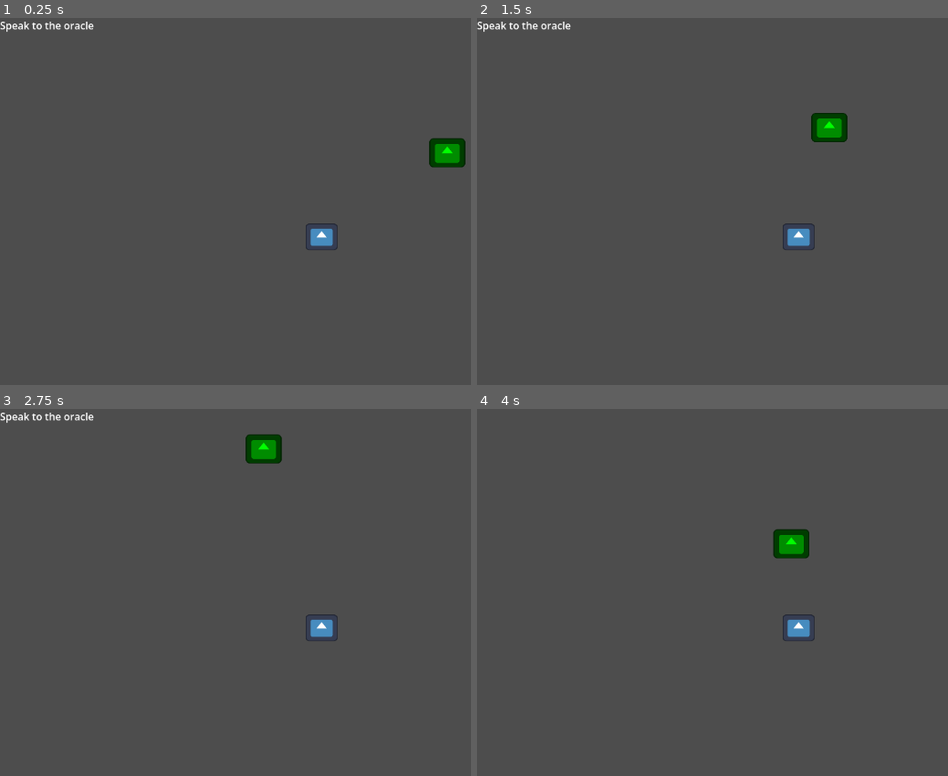
Above: before the commit, frames 1-4 (two rows, left to right).
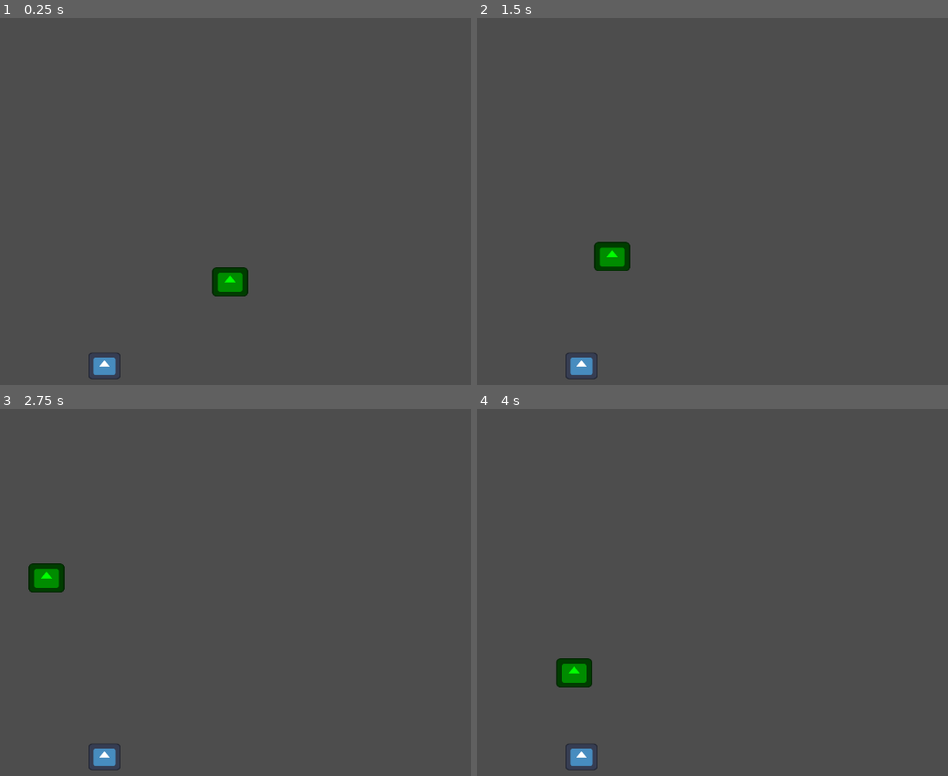
Above: after the commit, the same moments.

Repository: CISC204-S26/hw4-mmorey-ejsaylor
Game: Godot game, scene res://ethans half.tscn
The game is run twice, just before and just after one commit, with the same random seed, the same clock (stepped at 60 frames per second) and the same inputs. This scene is started directly instead of the project's main scene. The engine's default icon, where the game draws it, is replaced by a stand-in: a white triangle on a blue panel in a dark square.
Inputs:
- Up to frame 1 (0.25 s): no input
- Up to frame 2 (1.5 s): tap Enter at 0.5 s; hold D 0.53-1.28 s; tap Space (Interact) at 0.6, 1.35 s; hold S from 1.28 s (still down)
- Up to frame 3 (2.75 s): release S at 2.03 s; hold D from 2.03 s (still down); tap Space (Interact) at 2.1 s
- Up to frame 4 (4 s): release D at 2.78 s; hold W 2.78-3.53 s; tap Space (Interact) at 2.85, 3.6 s; hold A from 3.53 s (still down)

The runs differ from the first frame. In frame 1, 2.0% of the frame differs, in the area x 0-99%, y 0-99%; in frame 2, 2.0%; in frame 3, 2.0%; in frame 4, 1.8%.

Commit message:
character chase

Diff:
--- /dev/null
+++ b/hw-4-/Part B.tscn
@@ -0,0 +1,37 @@
+[gd_scene format=3 uid="uid://1u8rfyp77rpo"]
+
+[ext_resource type="Script" uid="uid://cvxtd4y0kr27y" path="res://player.gd" id="1_3oyan"]
+[ext_resource type="Texture2D" uid="uid://bgx1ri0gn78q6" path="res://icon.svg" id="2_fdmr7"]
+[ext_resource type="Script" path="res://Interactable's.gd" id="3_fdmr7"]
+
+[sub_resource type="RectangleShape2D" id="RectangleShape2D_ls5h2"]
+size = Vector2(119, 120)
+
+[sub_resource type="CircleShape2D" id="CircleShape2D_o6t7m"]
+radius = 76.91716
+
+[node name="Player" type="CharacterBody2D" unique_id=2129770638]
+position = Vector2(69, 126)
+script = ExtResource("1_3oyan")
+
+[node name="Sprite2D" type="Sprite2D" parent="." unique_id=1439741055]
+texture = ExtResource("2_fdmr7")
+
+[node name="CollisionShape2D" type="CollisionShape2D" parent="." unique_id=1785565967]
+position = Vector2(-1.5, -1)
+shape = SubResource("RectangleShape2D_ls5h2")
+
+[node name="InteractionArea" type="Area2D" parent="." unique_id=849713179]
+collision_layer = 0
+collision_mask = 2
+monitorable = false
+
+[node name="CollisionShape2D" type="CollisionShape2D" parent="InteractionArea" unique_id=288606861]
+position = Vector2(-0.5, 2)
+shape = SubResource("CircleShape2D_o6t7m")
+
+[node name="Interactables" type="Area2D" parent="InteractionArea" unique_id=9592748]
+script = ExtResource("3_fdmr7")
+
+[connection signal="area_entered" from="InteractionArea" to="." method="_on_interaction_area_area_entered"]
+[connection signal="area_exited" from="InteractionArea" to="." method="_on_interaction_area_area_exited"]
--- /dev/null
+++ b/hw-4-/area_2d.gd
@@ -0,0 +1,17 @@
+extends Area2D
+
+@export var enemies: Array[Node2D]
+
+func _on_body_entered(body: Node2D) -> void:
+	if body.is_in_group("player"):
+		print("Player entered zone")
+		for enemy in enemies:
+			if enemy:
+				enemy.activate(body)  # ✅ ONLY ONE ARGUMENT
+
+func _on_body_exited(body: Node2D) -> void:
+	if body.is_in_group("player"):
+		print("Player exited zone")
+		for enemy in enemies:
+			if enemy:
+				enemy.deactivate()
--- /dev/null
+++ b/hw-4-/collectable.tscn
@@ -0,0 +1,21 @@
+[gd_scene format=3 uid="uid://x5nr60hfwm85"]
+
+[ext_resource type="Script" path="res://collectable.gd" id="1_un20x"]
+[ext_resource type="Texture2D" uid="uid://c81q86bmywc0o" path="res://6fb38be8-0402-4d0e-b85f-e863c854ed86.png" id="2_4v1pg"]
+
+[sub_resource type="CircleShape2D" id="CircleShape2D_te2od"]
+radius = 95.90099
+
+[node name="Collectable" type="Area2D" unique_id=864278290]
+collision_layer = 2
+collision_mask = 2
+script = ExtResource("1_un20x")
+
+[node name="Sprite2D" type="Sprite2D" parent="." unique_id=1767517182]
+position = Vector2(-660.307, -377.9741)
+scale = Vector2(0.31505275, 0.28119937)
+texture = ExtResource("2_4v1pg")
+
+[node name="CollisionShape2D" type="CollisionShape2D" parent="." unique_id=927892151]
+position = Vector2(-658, -390)
+shape = SubResource("CircleShape2D_te2od")
--- /dev/null
+++ b/hw-4-/enemy.gd
@@ -0,0 +1,39 @@
+extends CharacterBody2D
+
+@export var speed: float = 100.0
+@export var max_distance: float = 200.0  # how far enemy can go from start
+
+var player: Node2D = null
+var active: bool = false
+var start_position: Vector2
+
+func _ready():
+	start_position = global_position
+
+
+func activate(p: Node2D):
+	player = p
+	active = true
+
+
+func deactivate():
+	active = false
+	player = null
+
+
+func _physics_process(delta):
+	if active and is_instance_valid(player):
+		global_position = global_position.move_toward(
+			player.global_position,
+			speed * delta
+		)
+	else:
+		global_position = global_position.move_toward(
+			start_position,
+			speed * delta
+		)
+
+
+func _on_hitbox_body_entered(body: Node2D) -> void:
+	if body.is_in_group("player"):
+		body.take_damage()
--- /dev/null
+++ b/hw-4-/ethanpta.tscn
@@ -0,0 +1,9 @@
+[gd_scene format=3 uid="uid://ddcwf0fd58i36"]
+
+[ext_resource type="Texture2D" uid="uid://bgx1ri0gn78q6" path="res://icon.svg" id="1_jj3na"]
+
+[node name="Node2D" type="Node2D" unique_id=1867981565]
+
+[node name="Sprite2D" type="Sprite2D" parent="." unique_id=1980016815]
+position = Vector2(108, 106)
+texture = ExtResource("1_jj3na")
--- a/hw-4-/ethans half.tscn
+++ b/hw-4-/ethans half.tscn
@@ -80,8 +80,8 @@
 texture = ExtResource("2_mfiwf")
 
 [node name="Camera2D" type="Camera2D" parent="player" unique_id=945696869]
-position = Vector2(247, 707)
-scale = Vector2(-1.2095858, 0.072)
+position = Vector2(590, 503.00006)
+scale = Vector2(-0.641349, 0.04601861)
 
 [node name="SpeechBubble" type="Label" parent="player" unique_id=1094756352]
 visible = false
@@ -109,8 +109,11 @@
 script = ExtResource("2_i67ot")
 
 [node name="Label" type="Label" parent="Start Hint" unique_id=360230343]
-offset_right = 40.0
-offset_bottom = 23.0
+offset_left = 95.0
+offset_top = 786.0
+offset_right = 208.0
+offset_bottom = 809.0
+text = "find the oracle"
 
 [connection signal="body_entered" from="oracle/OracleArea" to="oracle" method="_on_oracle_area_body_entered"]
 [connection signal="body_exited" from="oracle/OracleArea" to="oracle" method="_on_oracle_area_body_exited"]
--- a/hw-4-/player.gd
+++ b/hw-4-/player.gd
@@ -1,6 +1,8 @@
 extends CharacterBody2D
 
 @export var speed: float = 200.0
+
+@onready var sprite = $Sprite2D
 
 func _physics_process(_delta):
 	var direction = Vector2.ZERO
@@ -16,3 +18,9 @@
 
 	velocity = direction * speed
 	move_and_slide()
+
+
+func take_damage():
+	sprite.modulate = Color(1, 0, 0) # flash red
+	await get_tree().create_timer(0.2).timeout
+	sprite.modulate = Color(1, 1, 1) # back to normal
--- /dev/null
+++ b/hw-4-/playervsenemy.tscn
@@ -0,0 +1,76 @@
+[gd_scene format=3 uid="uid://cbgnxlij38int"]
+
+[ext_resource type="Script" uid="uid://cvxtd4y0kr27y" path="res://player.gd" id="1_tykhk"]
+[ext_resource type="Texture2D" uid="uid://bgx1ri0gn78q6" path="res://icon.svg" id="2_rq3nv"]
+[ext_resource type="Script" uid="uid://dvj6ta0glf5ja" path="res://enemy.gd" id="3_d02fk"]
+[ext_resource type="Script" uid="uid://84o7exsqd02u" path="res://area_2d.gd" id="4_8flhr"]
+
+[sub_resource type="RectangleShape2D" id="RectangleShape2D_woqw6"]
+size = Vector2(52, 43)
+
+[sub_resource type="RectangleShape2D" id="RectangleShape2D_td35k"]
+size = Vector2(128.5, 131.5)
+
+[sub_resource type="RectangleShape2D" id="RectangleShape2D_tykhk"]
+size = Vector2(143.7547, 137.27246)
+
+[sub_resource type="CircleShape2D" id="CircleShape2D_1sb8d"]
+radius = 267.56805
+
+[node name="Node2D" type="Node2D" unique_id=233740201]
+
+[node name="player" type="CharacterBody2D" parent="." unique_id=1472183654 groups=["player"]]
+position = Vector2(0, -241)
+script = ExtResource("1_tykhk")
+
+[node name="CollisionShape2D" type="CollisionShape2D" parent="player" unique_id=750441928]
+position = Vector2(179, 728.5)
+shape = SubResource("RectangleShape2D_woqw6")
+
+[node name="Sprite2D" type="Sprite2D" parent="player" unique_id=1018501256]
+position = Vector2(179.00002, 728.99994)
+scale = Vector2(0.39766917, 0.32682323)
+texture = ExtResource("2_rq3nv")
+
+[node name="Camera2D" type="Camera2D" parent="player" unique_id=1388519327]
+position = Vector2(566, 565)
+scale = Vector2(-0.641349, 0.04601861)
+
+[node name="Enemy" type="CharacterBody2D" parent="." unique_id=1773743914]
+position = Vector2(120.00001, 220)
+scale = Vector2(0.521722, 0.44000092)
+script = ExtResource("3_d02fk")
+
+[node name="Sprite2D" type="Sprite2D" parent="Enemy" unique_id=1635896588]
+modulate = Color(1, 0.564486, 0.86145526, 1)
+position = Vector2(163, 167)
+texture = ExtResource("2_rq3nv")
+
+[node name="CollisionShape2D" type="CollisionShape2D" parent="Enemy" unique_id=1921497919]
+position = Vector2(161.75, 167.25)
+shape = SubResource("RectangleShape2D_td35k")
+
+[node name="hitbox" type="Area2D" parent="Enemy" unique_id=1250784411]
+position = Vector2(164.83873, 179.54509)
+scale = Vector2(-1.0364703, -1.2224925)
+
+[node name="CollisionShape2D" type="CollisionShape2D" parent="Enemy/hitbox" unique_id=326197916]
+position = Vector2(5.750174, 15.909084)
+shape = SubResource("RectangleShape2D_tykhk")
+
+[node name="Area2D" type="Area2D" parent="." unique_id=424119816 node_paths=PackedStringArray("enemies")]
+position = Vector2(154, 249)
+scale = Vector2(0.2390554, 0.22458375)
+script = ExtResource("4_8flhr")
+enemies = [NodePath("../Enemy")]
+
+[node name="CollisionShape2D" type="CollisionShape2D" parent="Area2D" unique_id=1535534462]
+position = Vector2(149.5049, 145.45424)
+scale = Vector2(1.4600105, 1.7272711)
+shape = SubResource("CircleShape2D_1sb8d")
+
+[connection signal="body_entered" from="Enemy/hitbox" to="Enemy" method="_on_hitbox_body_entered"]
+[connection signal="body_entered" from="Area2D" to="player" method="_on_area_2d_body_entered"]
+[connection signal="body_entered" from="Area2D" to="Area2D" method="_on_body_entered"]
+[connection signal="body_exited" from="Area2D" to="player" method="_on_area_2d_body_exited"]
+[connection signal="body_exited" from="Area2D" to="Area2D" method="_on_body_exited"]
Not shown, added: hw-4-/area_2d.gd.uid
Not shown, added: hw-4-/enemy.gd.uid
Not shown: 1 places in hw-4-/ethans half.tscn that only renumber resources
